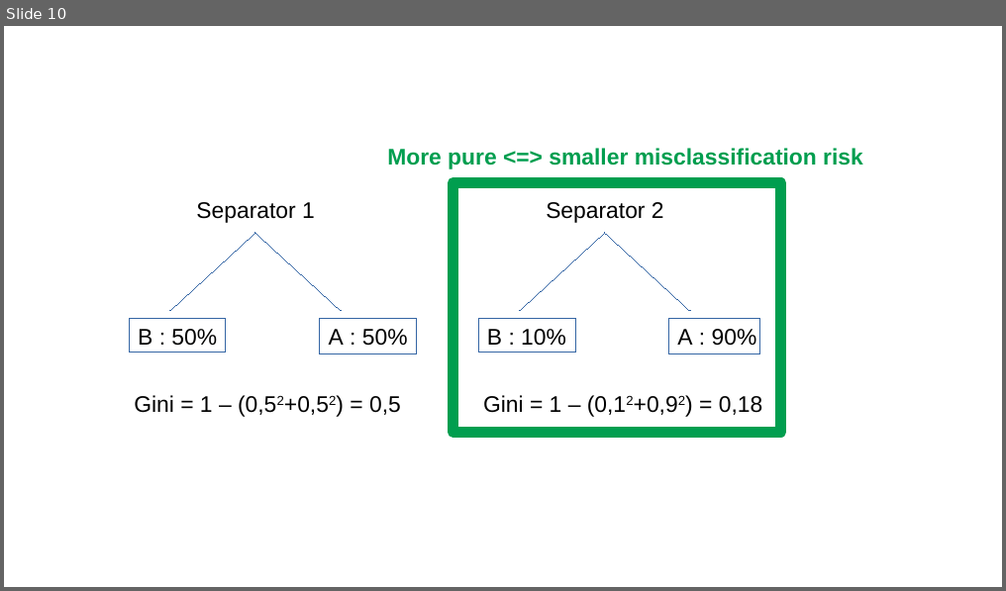
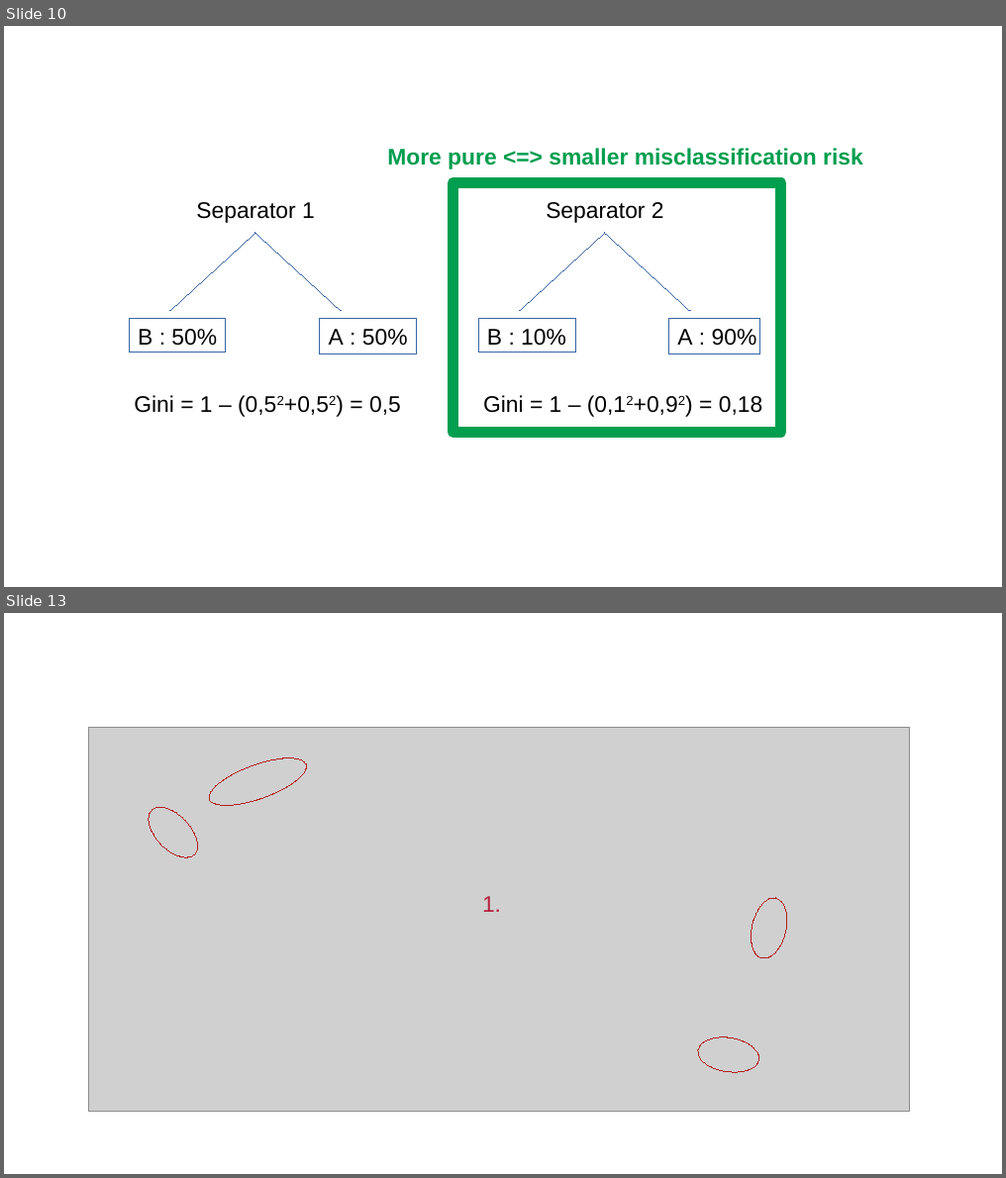
Before and after one commit to savoga/maths-for-data-science, a slide deck: ML/Schemas.odp. Shown one above the other, each under a label of ours: slide 10 before the commit, slides 10 and 13 after it; the slides between them are not shown. The pictures are 1006x591 and 1006x1178 pixels, drawn with LibreOffice and Linux fonts; fonts in the diff are those of the drawing; grey boxes stand for pictures. Boxes give left, top, right and bottom in pixels: in the first picture for what was removed or moved away, otherwise in the second. Text is boxed around its words. In the diff, an @@ line names an element or a change of style, - is before the commit and + after.

```diff
--- a/ML/Schemas.odp
+++ b/ML/Schemas.odp
@@ slide 13 added at box(4, 613, 1002, 1174), background #FFFFFF @@
@@ picture added at box(89, 727, 910, 1112) @@
@@ ellipse added at box(203, 749, 312, 816), outline #B71C1C 0 pt @@
@@ ellipse added at box(140, 799, 207, 867), outline #B71C1C 0 pt @@
@@ text added at box(482, 896, 501, 912), 18 pt, text #B6213E @@
+1.
@@ ellipse added at box(746, 894, 793, 962), outline #B71C1C 0 pt @@
@@ ellipse added at box(695, 1034, 761, 1077), outline #B71C1C 0 pt @@
```
Also in this commit, not shown: 6 other slides added, 12 other files.
